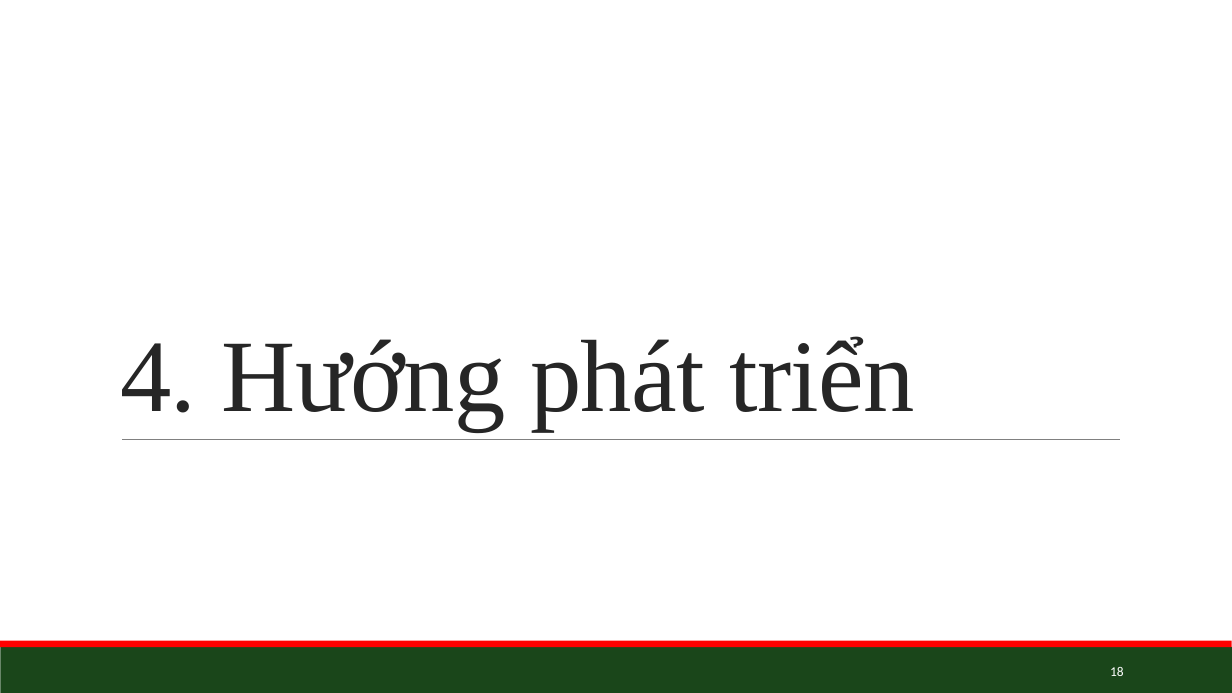
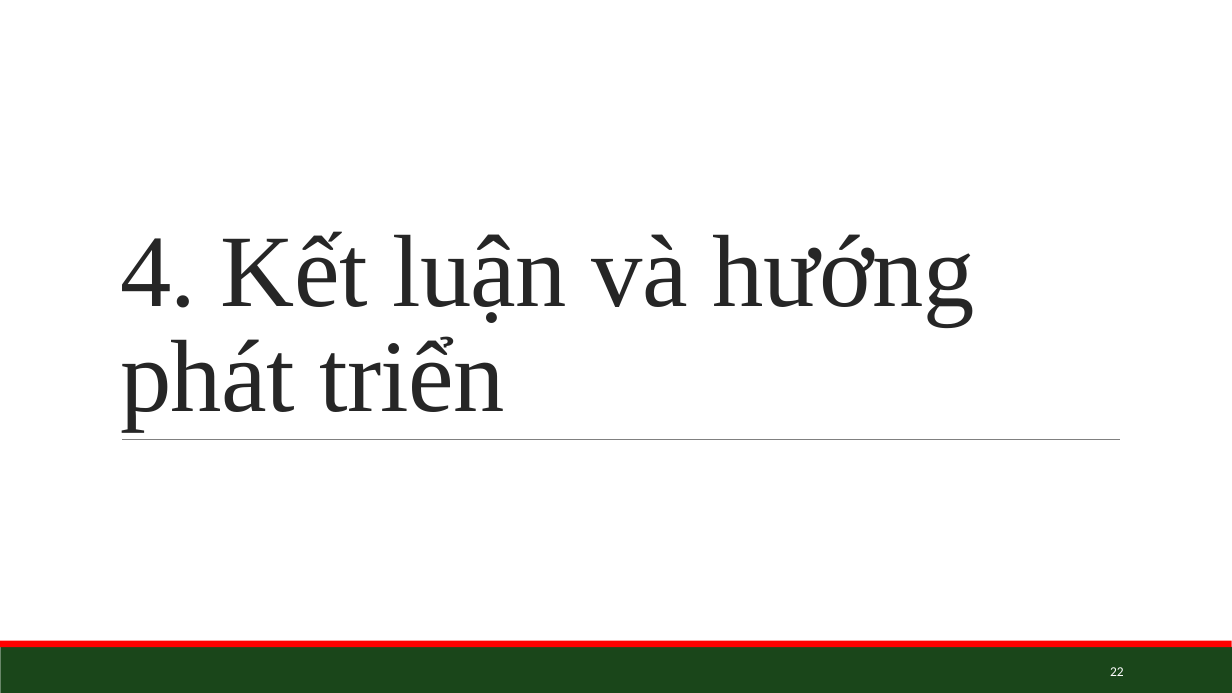
Before and after one commit to dangviethung096/DATN, a slide deck: slide 22 of Slide_DATN.pptx (slide 18 before the commit). Drawn at 1232x693 pixels with LibreOffice and Linux fonts; fonts in the diff are those of the drawing. Boxes give left, top, right and bottom in pixels: in the first picture for what was removed or moved away, otherwise in the second. Text is boxed around its words. In the diff, an @@ line names an element or a change of style, - is before the commit and + after.

```diff
--- a/Slide_DATN.pptx
+++ b/Slide_DATN.pptx
@@ title at (120,231,975,431): text changed @@
-4. Hướng phát triển
+4. Kết luận và hướng phát triển
@@ page number at (1110,667,1124,676): text changed @@
-18
+22
```
Also in this commit, not shown: 2 other slides changed, 5 slides added.
